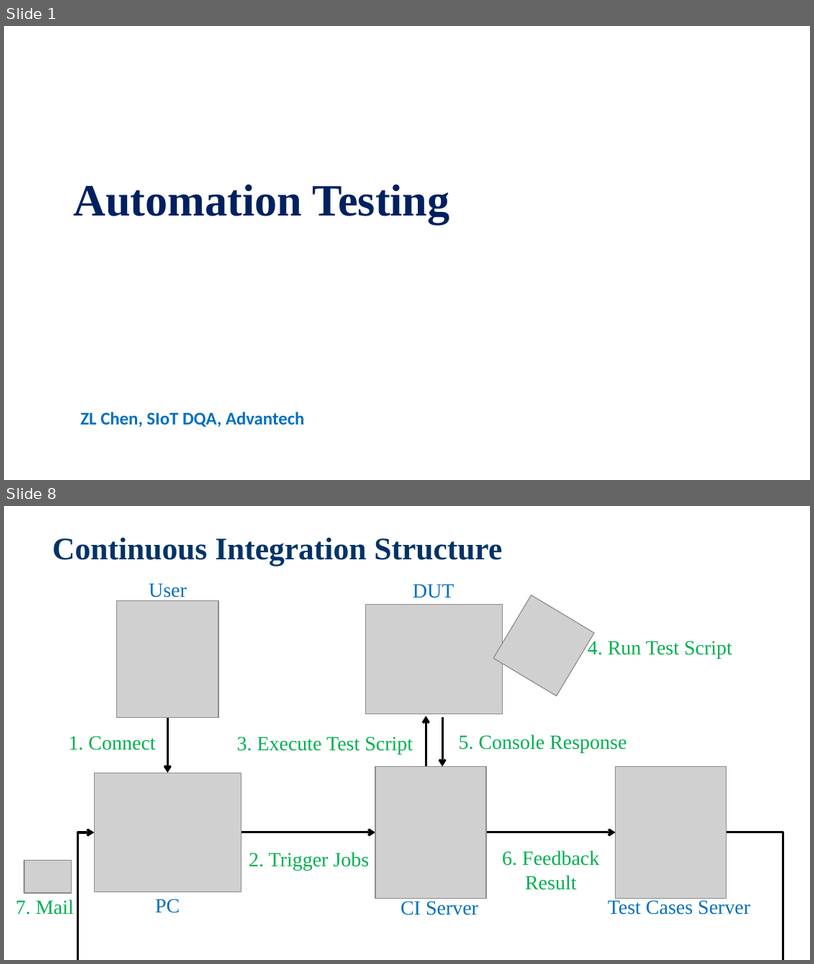
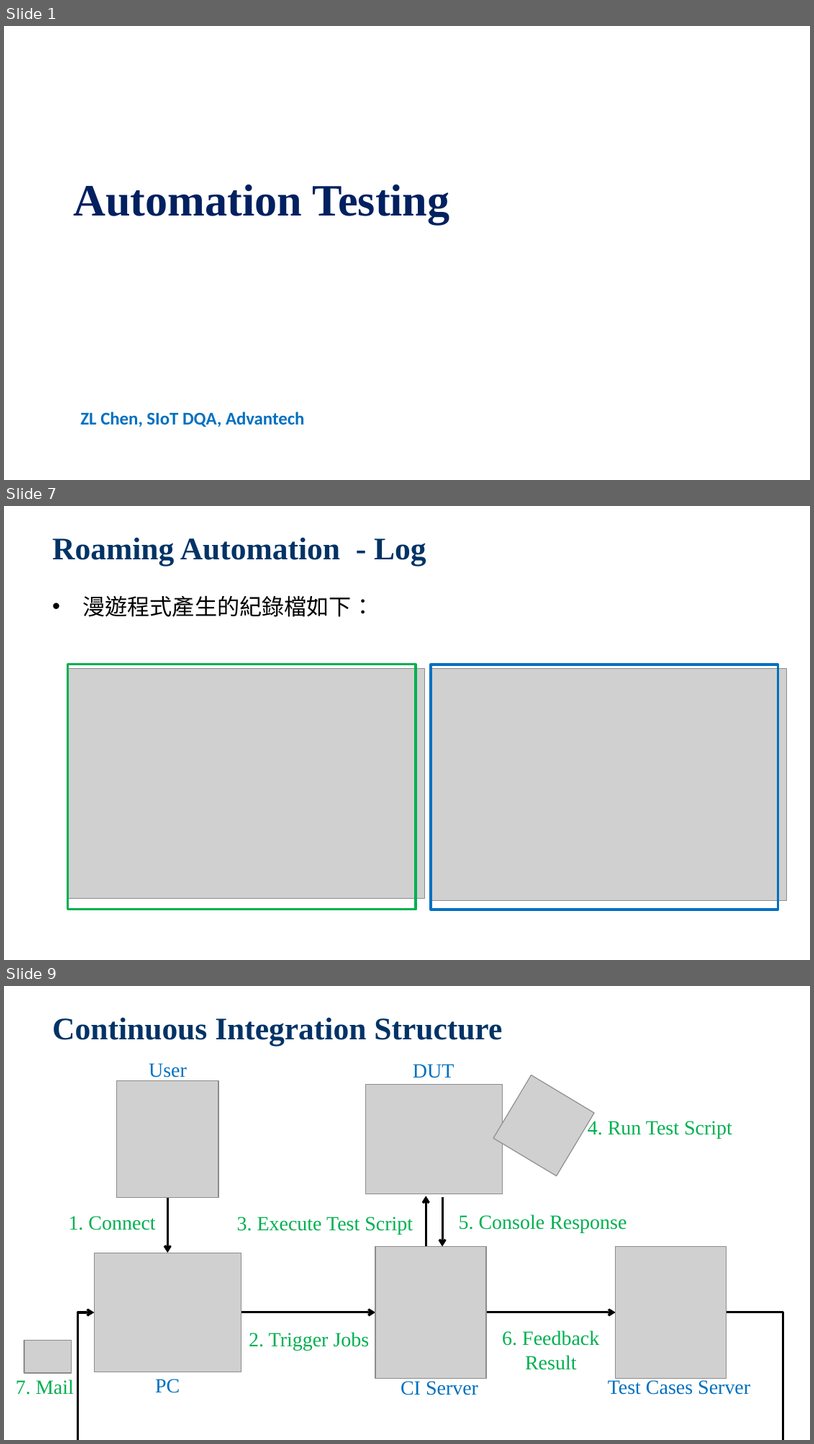
Before and after one commit to jackiejay888/automation, a slide deck: kpi/Automation Testing_Demo/Automation Testing_20200316.pptx. Shown one above the other, each under a label of ours: slides 1 and 8 before the commit, slides 1, 7 and 9 after it; the slides between them are not shown. The pictures are 814x964 and 814x1444 pixels, drawn with LibreOffice and Linux fonts; fonts in the diff are those of the drawing; grey boxes stand for pictures; background and template pictures are left out. Boxes give left, top, right and bottom in pixels: in the first picture for what was removed or moved away, otherwise in the second. Text is boxed around its words. In the diff, an @@ line names an element or a change of style, - is before the commit and + after.

```diff
--- a/kpi/Automation Testing_Demo/Automation Testing_20200316.pptx
+++ b/kpi/Automation Testing_Demo/Automation Testing_20200316.pptx
@@ slide 7 added at <box>4,506,810,960</box>, background picture (left out) @@
@@ title added at <box>52,537,427,566</box>, 28 pt, text #003366, bold @@
+Roaming Automation - Log
@@ text added at <box>82,595,374,617</box>, 20 pt, text #000000 @@
+• 漫遊程式產生的紀錄檔如下：
@@ picture added at <box>67,668,425,898</box> @@
@@ rectangle added at <box>67,664,416,909</box>, outline #00B050 2 pt @@
@@ picture added at <box>430,668,787,900</box> @@
@@ rectangle added at <box>430,664,778,909</box>, outline #0070C0 2 pt @@
@@ what was slide 8 is now slide 9 @@
```
Also in this commit, not shown: 4 slides changed, 2 other slides added, 2 slides removed.
